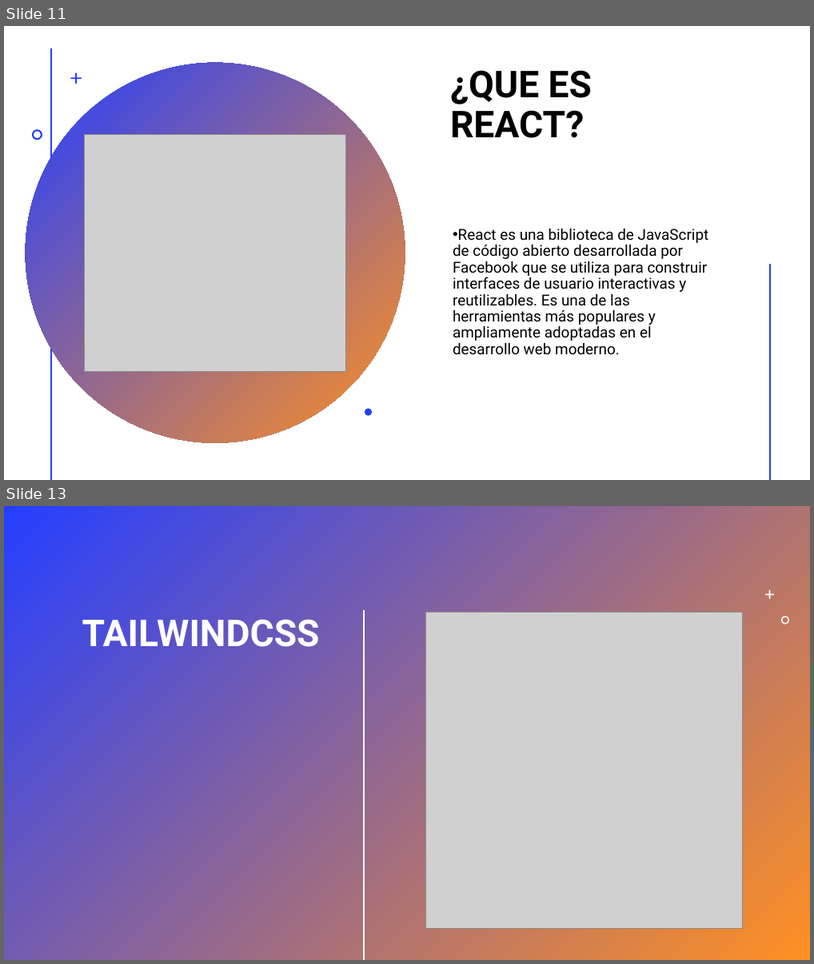
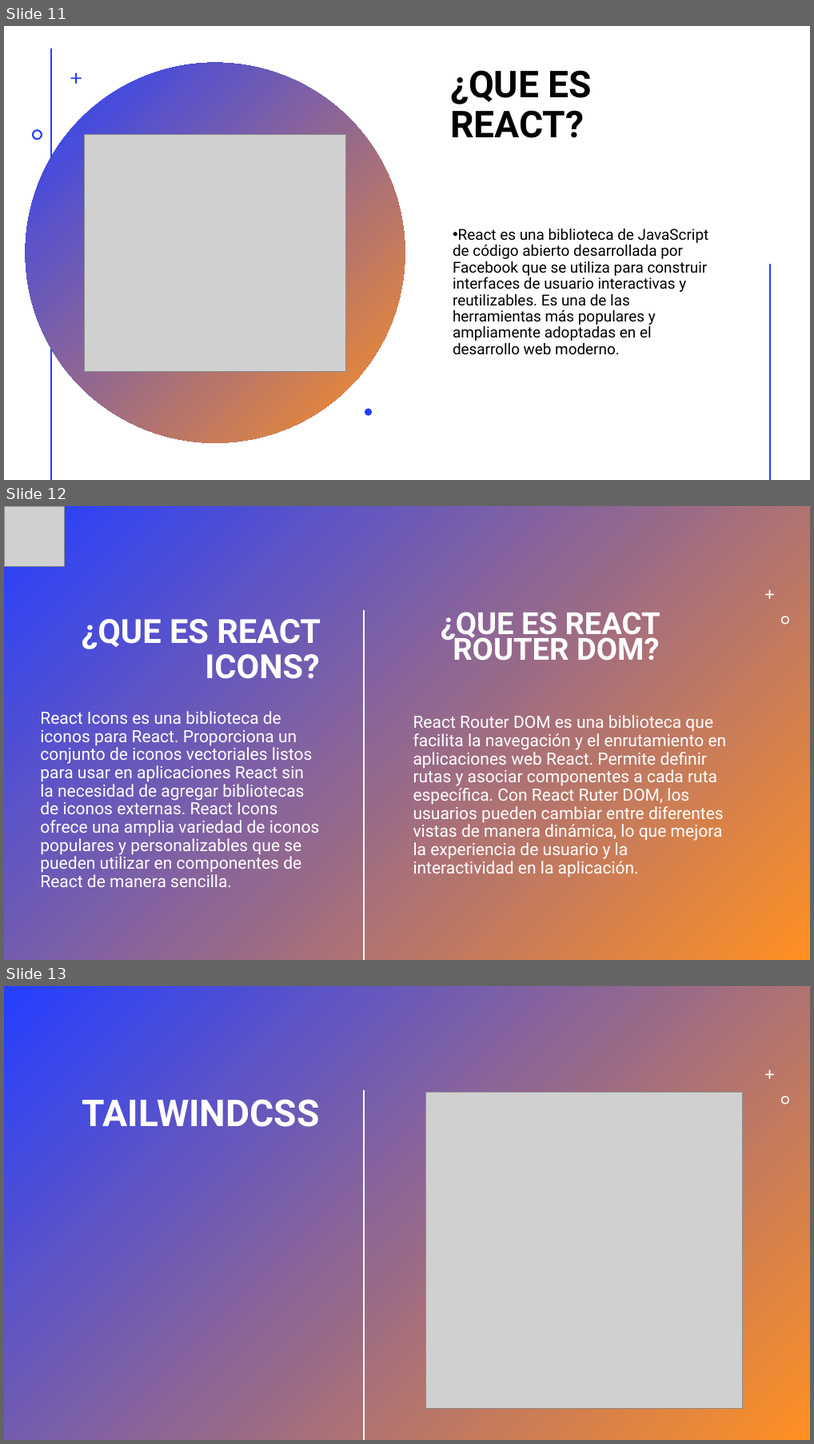
Before and after one commit to zonary123/tienda, a slide deck: Proyecto_CarlosVaralo.pptx. Shown one above the other, each under a label of ours: slides 11 and 13 before the commit, slides 11, 12 and 13 after it; the slides between them are not shown. The pictures are 814x964 and 814x1444 pixels, drawn with LibreOffice and Linux fonts; fonts in the diff are those of the drawing; grey boxes stand for pictures. Boxes give left, top, right and bottom in pixels: in the first picture for what was removed or moved away, otherwise in the second. Text is boxed around its words. In the diff, an @@ line names an element or a change of style, - is before the commit and + after.

```diff
--- a/Proyecto_CarlosVaralo.pptx
+++ b/Proyecto_CarlosVaralo.pptx
@@ slide 12 added at (4,506,810,960), background #FFFFFF; not listed: 1 template element that a slide beside it also shows @@
@@ rectangle added at (4,506,810,960), fill gradient #243FFF to #FF9022 @@
@@ picture added at (4,506,65,567) @@
@@ line added from (51, 580) to (51, 959), #FF9022 2 pt @@
@@ freeform shape added at (766,590,774,599), fill #FFFFFF @@
@@ title added at (82,619,321,679), 39.6 pt, text #FFFFFF, bold @@
+¿QUE ES REACT ICONS?
@@ line added from (365, 612) to (365, 959), #FFFFFF 2 pt @@
@@ text added at (441,612,661,660), 36.3 pt, text #FFFFFF, bold @@
+¿QUE ES REACT ROUTER DOM?
@@ freeform shape added at (782,616,790,624), fill #FFFFFF @@
@@ text added at (40,711,320,887), 20 pt, text #FFFFFF @@
+React Icons es una biblioteca de iconos para React. Proporciona un conjunto de iconos vectoriales listos para usar en aplicaciones React sin la necesidad de agregar bibliotecas de iconos externas. React Icons ofrece una amplia variedad de iconos populares y personalizables que se pueden utilizar en componentes de React de manera sencilla.
@@ text added at (414,715,727,877), 20 pt, text #FFFFFF @@
+React Router DOM es una biblioteca que facilita la navegación y el enrutamiento en aplicaciones web React. Permite definir rutas y asociar componentes a cada ruta específica. Con React Ruter DOM, los usuarios pueden cambiar entre diferentes vistas de manera dinámica, lo que mejora la experiencia de usuario y la interactividad en la aplicación.
```
Also in this commit, not shown: 6 slides changed, 6 other slides added, 1 slide removed, 2 other files.
